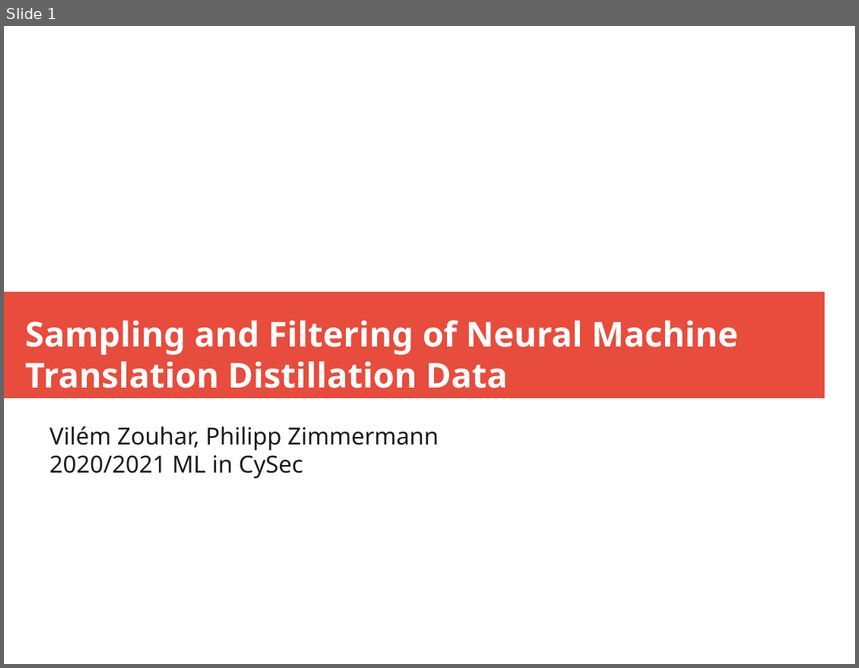
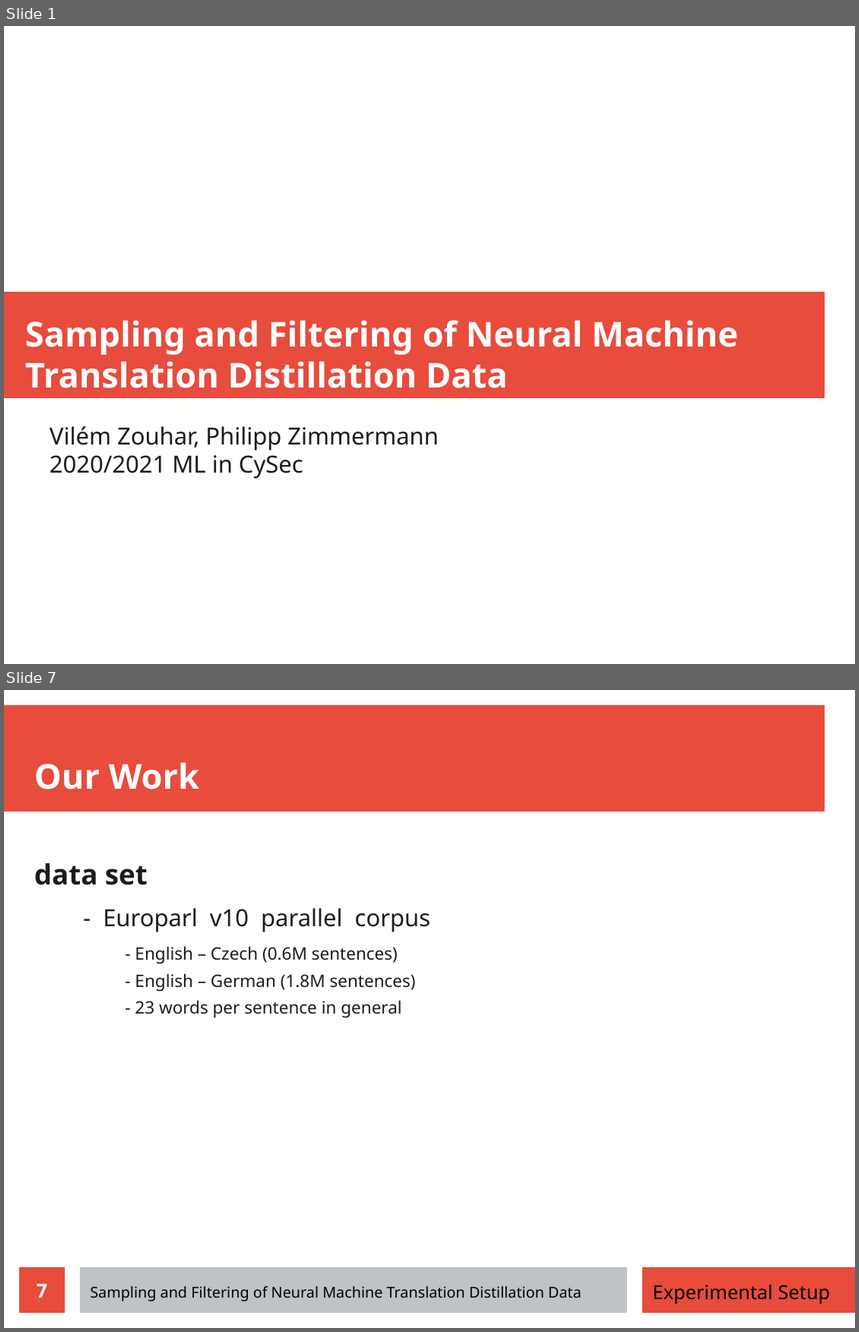
Before and after one commit to zouharvi/reference-mt-distill, a slide deck: meta/final_presentation.odp. Shown one above the other, each under a label of ours: slide 1 before the commit, slides 1 and 7 after it; the slides between them are not shown. The pictures are 859x668 and 859x1332 pixels, drawn with LibreOffice and Linux fonts; fonts in the diff are those of the drawing. Boxes give left, top, right and bottom in pixels: in the first picture for what was removed or moved away, otherwise in the second. Text is boxed around its words. In the diff, an @@ line names an element or a change of style, - is before the commit and + after.

```diff
--- a/meta/final_presentation.odp
+++ b/meta/final_presentation.odp
@@ slide 7 added at <box>4,690,855,1328</box>, background #FFFFFF @@
@@ rectangle added at <box>4,705,825,812</box>, fill #E74C3C @@
@@ title added at <box>34,762,199,790</box>, 32 pt, text #FFFFFF, bold @@
+Our Work
@@ text added at <box>34,863,430,1018</box>, 16 pt, text #1C1C1C @@
+data set
+  - Europarl v10 parallel corpus
+      - English – Czech (0.6M sentences)
+      - English – German (1.8M sentences)
+      - 23 words per sentence in general
@@ page number added at <box>19,1268,65,1313</box>, fill #E74C3C, 18 pt, text #FFFFFF, bold @@
+7
@@ rectangle added at <box>80,1268,627,1313</box>, fill #BDC3C7 @@
@@ rectangle added at <box>643,1268,855,1313</box>, fill #E74C3C @@
@@ text added at <box>90,1287,582,1302</box>, 14 pt, text #000000 @@
+Sampling and Filtering of Neural Machine Translation Distillation Data
@@ text added at <box>653,1284,831,1304</box>, 18 pt, text #000000 @@
+Experimental Setup
```
Also in this commit, not shown: 15 slides changed, 4 other slides added.
